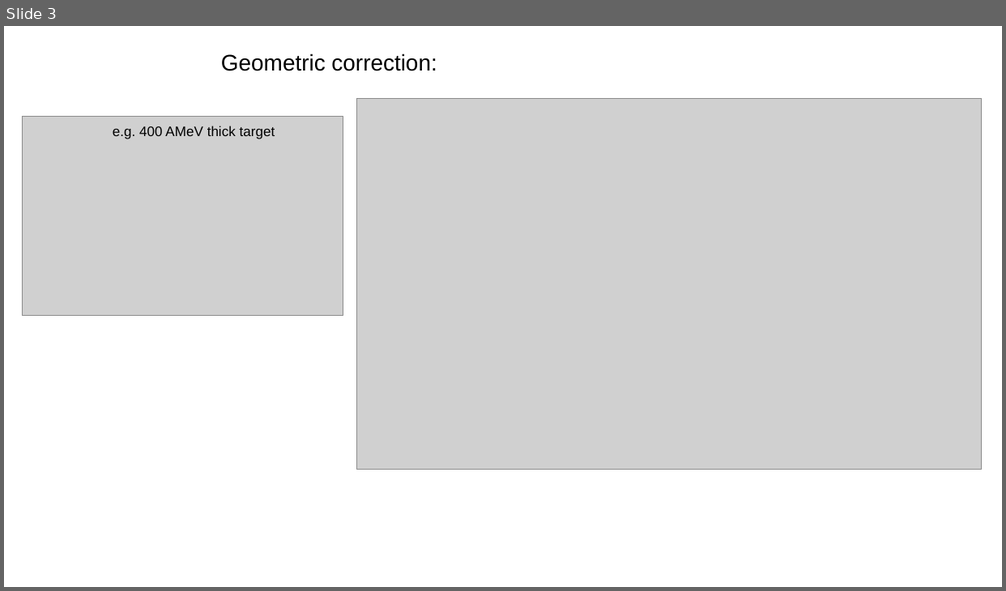
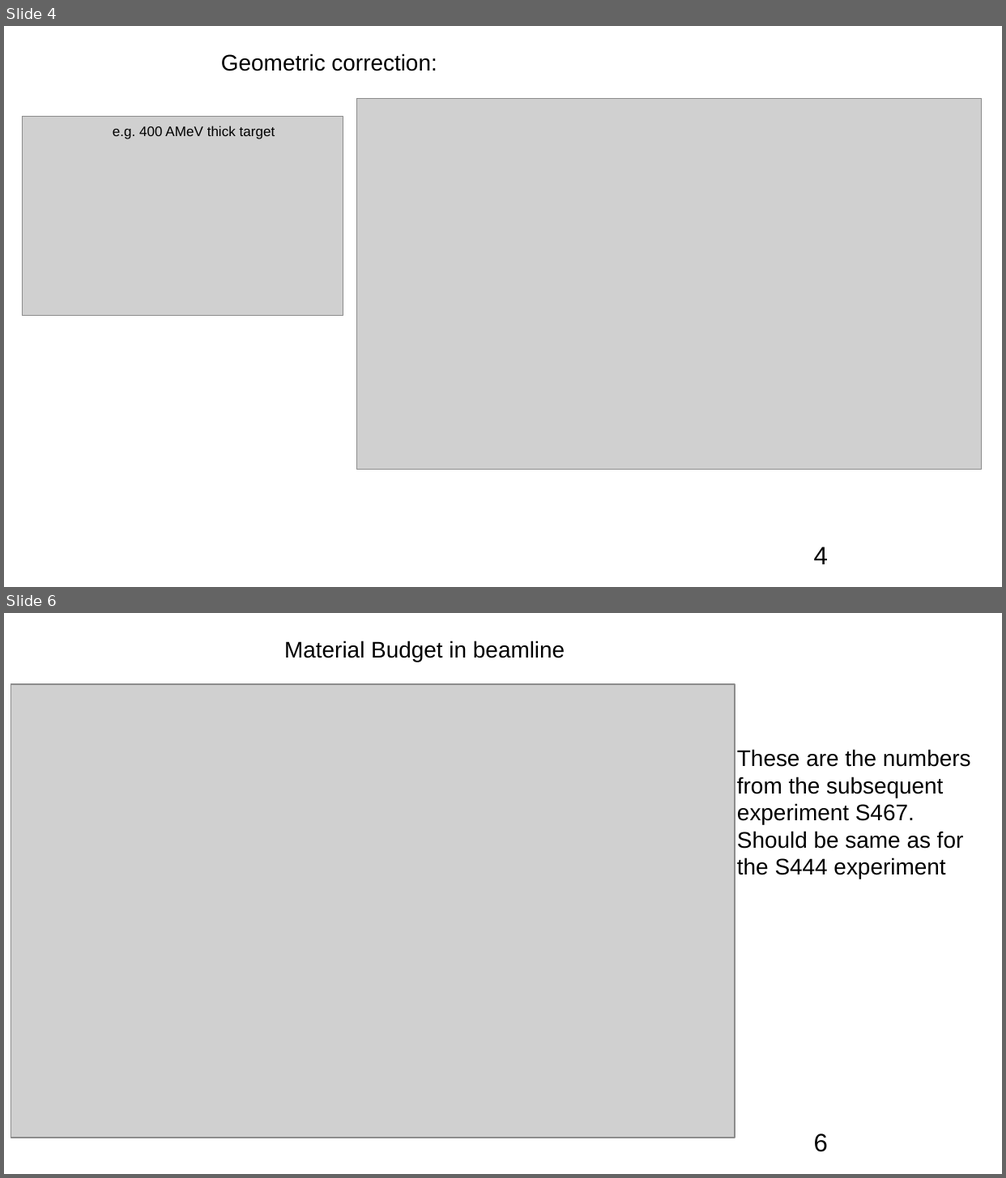
Before and after one commit to jenegger/r3bweek24_gsi, a slide deck: cross_sec_numbers.odp. Shown one above the other, each under a label of ours: slide 3 before the commit, slides 4 and 6 after it; the slides between them are not shown. The pictures are 1006x591 and 1006x1178 pixels, drawn with LibreOffice and Linux fonts; fonts in the diff are those of the drawing; grey boxes stand for pictures. Boxes give left, top, right and bottom in pixels: in the first picture for what was removed or moved away, otherwise in the second. Text is boxed around its words. In the diff, an @@ line names an element or a change of style, - is before the commit and + after.

```diff
--- a/cross_sec_numbers.odp
+++ b/cross_sec_numbers.odp
@@ slide 6 added at <box>4,613,1002,1174</box>, background #FFFFFF; not listed: 1 template element that a slide beside it also shows @@
@@ text added at <box>284,641,565,662</box>, 18 pt, text #000000 @@
+Material Budget in beamline
@@ picture added at <box>10,684,735,1138</box> @@
@@ text added at <box>737,749,971,879</box>, 18 pt, text #000000 @@
+These are the numbers from the subsequent experiment S467.
+Should be same as for the S444 experiment
@@ what was slide 3 is now slide 4 @@
@@ slide 4 changed as well @@
@@ page number added at <box>814,547,828,565</box>, 20 pt, text #000000 @@
+4
```
Also in this commit, not shown: 1 other slide changed, 3 other slides added, 1 slide removed, 10 other files.
